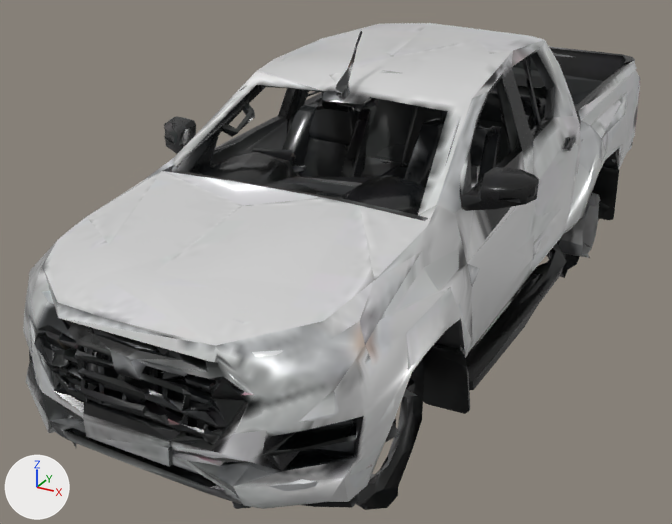
Two versions of the glTF model apps/web/public/assets/vehicles/toyota-hilux-v1.glb, one commit apart.
One viewpoint serves both versions: a camera (50 mm lens) standing at (2.25, -4.78, 2.8) and looking at (-0.33, -0.09, 0.46). Lighting does not change. The marker at lower left points along +X, +Y and +Z. The older version comes first. Where no turn or scale is listed for an object, it has been applied to the vertices. Vertices at exactly the same position are counted once.

The first picture shows 'paint', 'trim'.
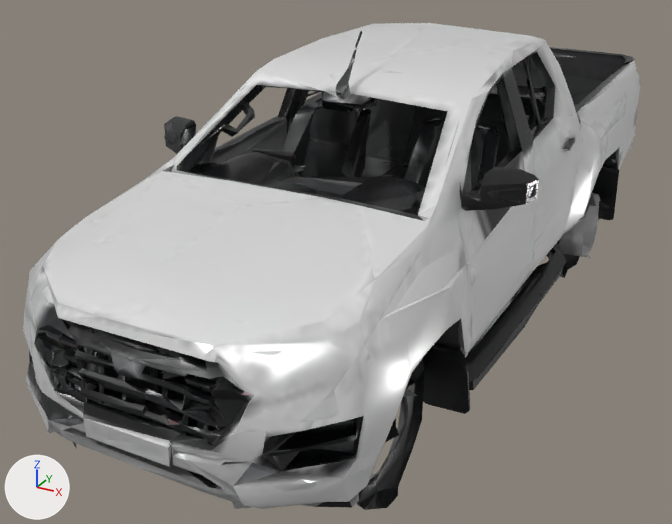
Where the newer file only moved an object's origin or applied its transform, the numbers keep the older frame.

Patch to the scene script:
```diff
--- a/apps/web/public/assets/vehicles/toyota-hilux-v1.glb.py
+++ b/apps/web/public/assets/vehicles/toyota-hilux-v1.glb.py
@@ img_paint_shading @@
+img_paint_shading = load_image('paint shading', '_unpacked/paint_shading', 512, 512, 'sRGB')
@@ mat_paint @@
 n2 = _N.new('ShaderNodeTexImage'); n2.name = 'Image Texture'
-n2.image = img_base_colour
+n2.image = img_paint_shading
 n3 = _N.new('ShaderNodeNormalMap'); n3.name = 'Normal Map'
@@ me_paint @@
 # used by ob_paint; location = (0.007, 0.23, 0.981)
-me_paint.from_pydata(...)  # 2690 vertices, 3710 faces; spans x -0.95..0.95, y -2.65..2.65, z -0.82..0.82
+me_paint.from_pydata(...)  # 2752 vertices, 4510 faces; spans x -0.95..0.95, y -2.65..2.65, z -0.85..0.82
+# me_paint part 1: 74 vertices removed from x -0.88..0.91, y -2.61..2.51, z -0.68..0.75; 233 vertices added at x -0.93..0.9, y -2.64..2.61, z -0.85..0.79
+# other edits to the shape of me_paint do not show in these pictures
 me_paint.materials.append(mat_paint)
@@ me_trim @@
 # used by ob_trim; location = (0.0, 0.243, 0.979)
-me_trim.from_pydata(...)  # 8465 vertices, 16212 faces; spans x -1.09..1.09, y -2.66..2.66, z -0.98..0.98
+me_trim.from_pydata(...)  # 7848 vertices, 15416 faces; spans x -1.09..1.09, y -2.66..2.66, z -0.98..0.98
+# me_trim part 2: 31 loose pieces with 110 vertices, spanning x -0.93..0.96, y -2.65..2.55, z -0.58..0.81, are deleted
+# me_trim part 3: 3 vertices moved from x -0.47..-0.21, y -2.58..0.58, z 0.09..0.76 to x -0.51..-0.21, y -2.58..0.56, z 0.09..0.75; 513 vertices removed from x -0.93..0.95, y -2.65..2.61, z -0.8..0.8; 6 vertices added at x -0.87..0.92, y -2.13..1.62, z -0.89..0.26
 me_trim.materials.append(mat_trim)
```

What differs and where, as boxes [x1, y1, x2, y2] in the pictures (672 x 524 px):
'paint', surface changed, reshaped: [23, 23, 640, 509] in both
'trim', reshaped: before [26, 31, 640, 510]; after [26, 31, 635, 510]
part 1 of me_paint, reshaped (mostly hidden): before [147, 82, 599, 364]; after [42, 24, 640, 507]
part 2 of me_trim, deleted (mostly hidden): before [601, 141, 607, 163]
part 3 of me_trim, cut back (mostly hidden): before [29, 40, 640, 509]; after [77, 100, 596, 503]
